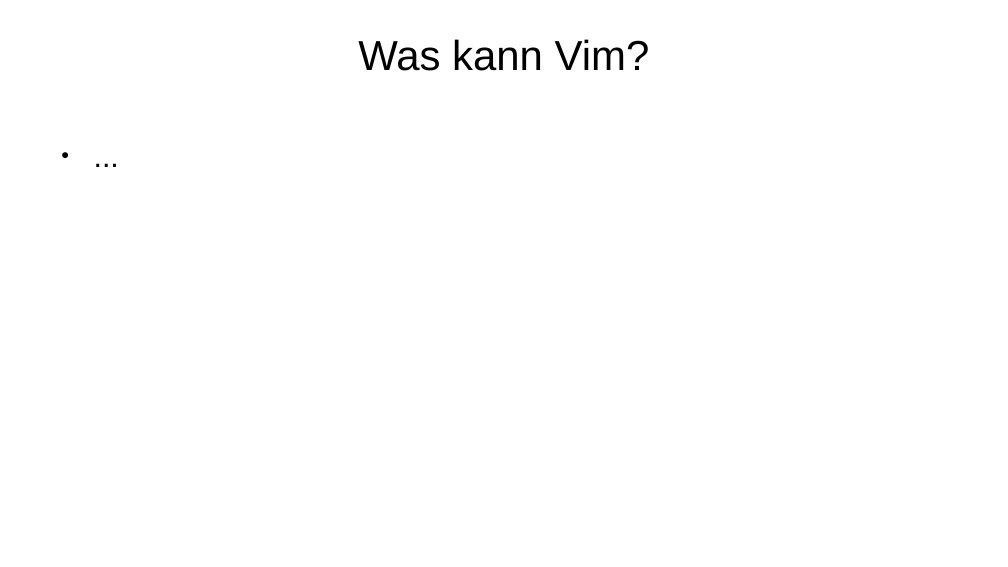
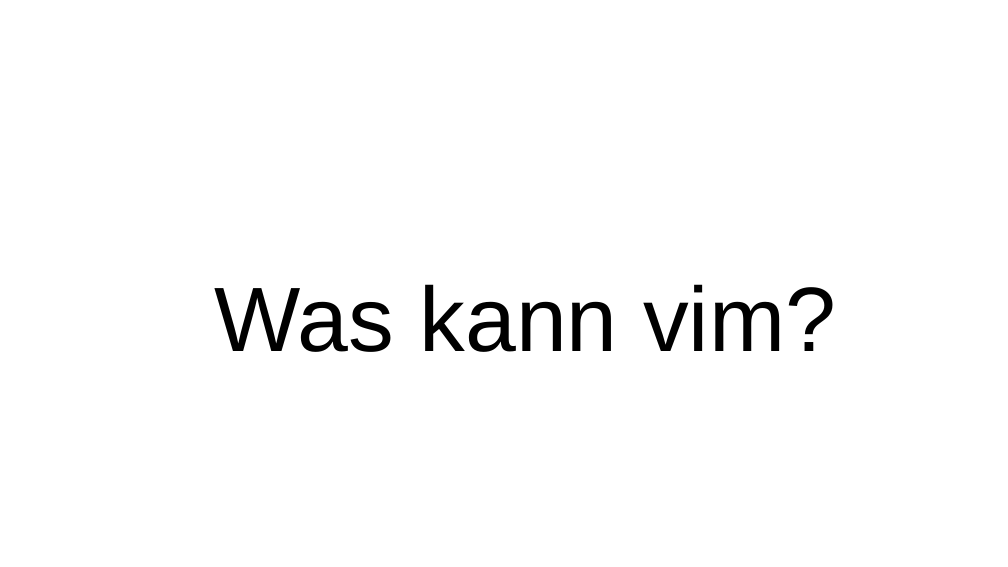
Before and after one commit to mbrinkme/nerditup, a slide deck: slide 23 of vim.odp (slide 13 before the commit). Drawn at 1008x567 pixels with LibreOffice and Linux fonts; fonts in the diff are those of the drawing; background and template pictures are left out. Boxes give left, top, right and bottom in pixels: in the first picture for what was removed or moved away, otherwise in the second. Text is boxed around its words. In the diff, an @@ line names an element or a change of style, - is before the commit and + after.

```diff
--- a/vim.odp
+++ b/vim.odp
@@ text "Was kann vim?" at [215, 284, 836, 352]: vertical alignment middle to top @@
@@ text removed at [50, 137, 958, 466] @@
-● ...
@@ text at [215, 284, 836, 352]: text changed; size 33 to 72 pt @@
-Was kann Vim?
+Was kann vim?
```
Also in this commit, not shown: 9 other slides changed, 16 slides added, 1 slide removed.
